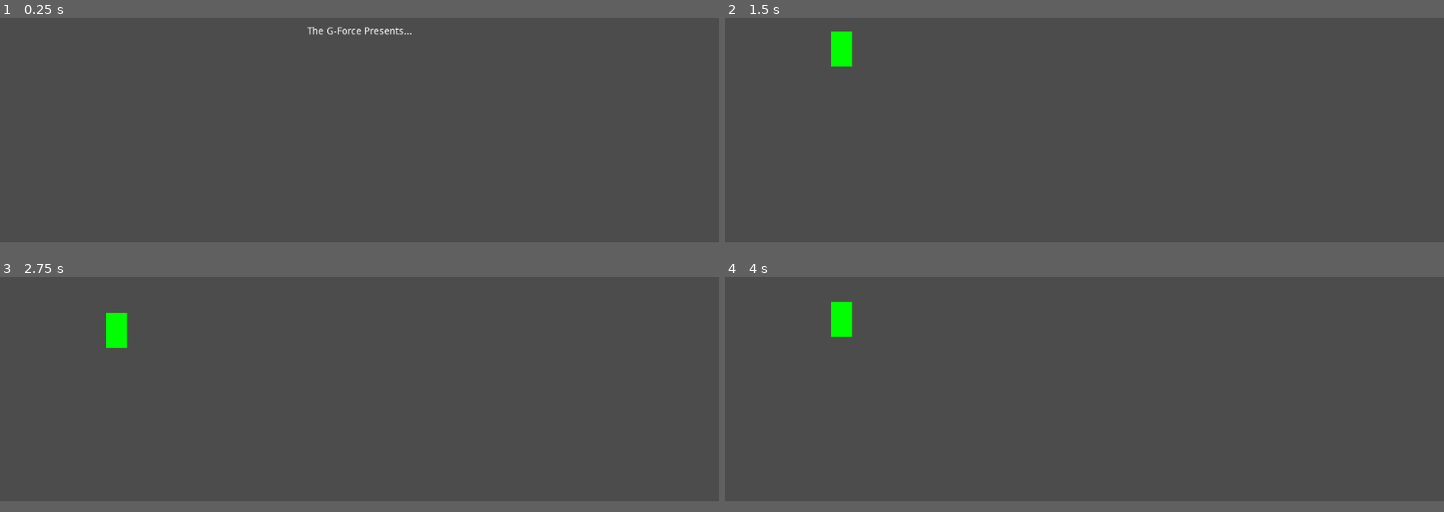
Above: before the commit, frames 1-4 (two rows, left to right).
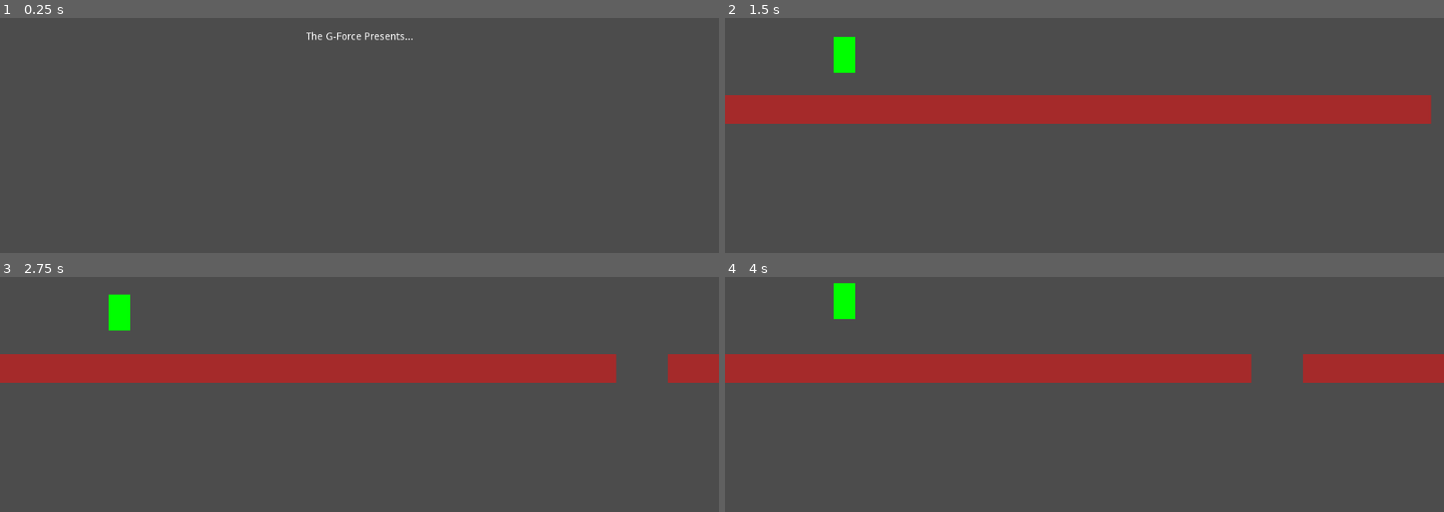
Above: after the commit, the same moments.

Repository: the-g-force/FamJam-December2020
Game: Godot game, scene res://src/SplashScreen.tscn
The game is run twice, just before and just after one commit, with the same random seed, the same clock (stepped at 60 frames per second) and the same inputs.
Inputs (mouse positions are in pixels of both pictures, inside the frame that each line leads up to):
- Up to frame 1 (0.25 s): no input
- Up to frame 2 (1.5 s): tap Enter at 0.5 s; move the mouse to (outside the picture) at 0.52 s; click (outside the picture) at 0.67 s; tap Space (jump) at 0.77 s; click "PLAY" at 1.25 s
- Up to frame 3 (2.75 s): move the mouse to (215, 312) at 2.02 s; click (215, 312) at 2.17 s; tap Space (jump) at 2.27 s
- Up to frame 4 (4 s): move the mouse to (outside the picture) at 2.77 s; click (outside the picture) at 2.92 s; move the mouse to (1048, 375) at 3.52 s; click (1048, 375) at 3.67 s; tap Space (jump) at 3.77 s
In our replay, the window is 800x468 before the commit and 800x480 after it. These sizes can differ from the game's own. Grey fills any space a smaller window leaves; there, only what the larger window draws over its background counts as a difference.

The runs differ from the first frame. In frame 1, 0.4% of the frame differs, in the area x 42-58%, y 3-10%; in frame 2, 12%, in the area x 0-99%, y 5-46%; in frame 3, 12%; in frame 4, 12%.
Error before the commit: Parse Error: Can't preload resource at path: res://src/Pickup.tscn (res://src/TestLevel.gd:5)

Commit message:
Set up initial floor

Diff:
--- a/project/project.godot
+++ b/project/project.godot
@@ -28,6 +28,10 @@
 
 Jukebox="*res://src/Jukebox.tscn"
 
+[display]
+
+window/size/width=1000
+
 [input]
 
 jump={
--- a/project/src/TestLevel.gd
+++ b/project/src/TestLevel.gd
@@ -2,7 +2,6 @@
 
 
 const TILE : PackedScene = preload("res://src/Tile.tscn")
-const PICKUP : PackedScene = preload("res://src/Pickup.tscn")
 
 export var tile_spawn_delay := 1.0
 export var tile_speed := 100.0
@@ -19,10 +18,7 @@
 
 func _process(delta):
 	for tile in _tiles.get_children():
-		if tile.position.x > 0:
-			tile.position.x -= tile_speed*delta
-		else:
-			tile.queue_free()
+		tile.position.x -= tile_speed*delta
 
 
 func _on_Timer_timeout():
--- a/project/src/TestLevel.tscn
+++ b/project/src/TestLevel.tscn
@@ -2,9 +2,7 @@
 
 [ext_resource path="res://src/Elf.tscn" type="PackedScene" id=1]
 [ext_resource path="res://src/TestLevel.gd" type="Script" id=2]
-
-[sub_resource type="RectangleShape2D" id=1]
-extents = Vector2( 65.8379, 19.6357 )
+[ext_resource path="res://src/Tile.tscn" type="PackedScene" id=3]
 
 [node name="TestLevel" type="Node2D"]
 script = ExtResource( 2 )
@@ -12,13 +10,37 @@
 [node name="Elf" parent="." instance=ExtResource( 1 )]
 position = Vector2( 166, 310 )
 
-[node name="StaticBody2D" type="StaticBody2D" parent="."]
-position = Vector2( 164.185, 433.823 )
+[node name="Tiles" type="Node2D" parent="."]
 
-[node name="CollisionShape2D" type="CollisionShape2D" parent="StaticBody2D"]
-shape = SubResource( 1 )
+[node name="Tile" parent="Tiles" instance=ExtResource( 3 )]
+position = Vector2( 50, 400 )
 
-[node name="Tiles" type="Node2D" parent="."]
+[node name="Tile2" parent="Tiles" instance=ExtResource( 3 )]
+position = Vector2( 150, 400 )
+
+[node name="Tile3" parent="Tiles" instance=ExtResource( 3 )]
+position = Vector2( 250, 400 )
+
+[node name="Tile4" parent="Tiles" instance=ExtResource( 3 )]
+position = Vector2( 350, 400 )
+
+[node name="Tile5" parent="Tiles" instance=ExtResource( 3 )]
+position = Vector2( 450, 400 )
+
+[node name="Tile6" parent="Tiles" instance=ExtResource( 3 )]
+position = Vector2( 550, 400 )
+
+[node name="Tile7" parent="Tiles" instance=ExtResource( 3 )]
+position = Vector2( 650, 400 )
+
+[node name="Tile8" parent="Tiles" instance=ExtResource( 3 )]
+position = Vector2( 750, 400 )
+
+[node name="Tile9" parent="Tiles" instance=ExtResource( 3 )]
+position = Vector2( 850, 400 )
+
+[node name="Tile10" parent="Tiles" instance=ExtResource( 3 )]
+position = Vector2( 950, 400 )
 
 [node name="Timer" type="Timer" parent="."]
 [connection signal="timeout" from="Timer" to="." method="_on_Timer_timeout"]
--- a/project/src/Tile.gd
+++ b/project/src/Tile.gd
@@ -1,15 +1,8 @@
 extends StaticBody2D
 
-
-# Declare member variables here. Examples:
-# var a = 2
-# var b = "text"
-
-
-# Called when the node enters the scene tree for the first time.
-func _ready():
-	pass # Replace with function body.
-
+func _process(_delta):
+	if position.x + $CollisionShape2D.shape.extents.x*2 < 0:
+		queue_free()
 
 func _draw():
 	var extents:Vector2 = $CollisionShape2D.shape.extents
--- a/project/src/Tile.tscn
+++ b/project/src/Tile.tscn
@@ -3,9 +3,9 @@
 [ext_resource path="res://src/Tile.gd" type="Script" id=1]
 
 [sub_resource type="RectangleShape2D" id=1]
-extents = Vector2( 55.4372, 13.88 )
+extents = Vector2( 50, 20 )
 
-[node name="StaticBody2D" type="StaticBody2D"]
+[node name="Tile" type="StaticBody2D"]
 script = ExtResource( 1 )
 
 [node name="CollisionShape2D" type="CollisionShape2D" parent="."]
